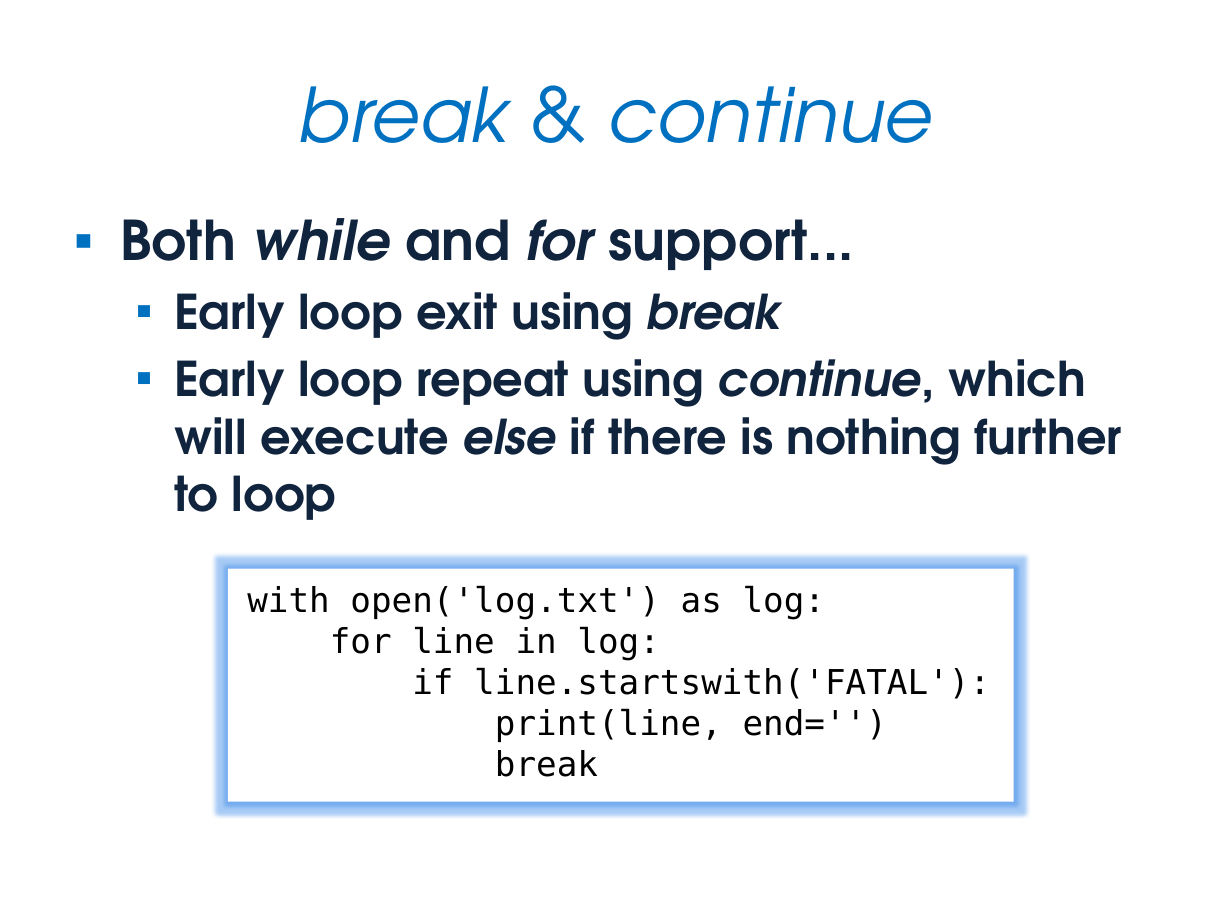
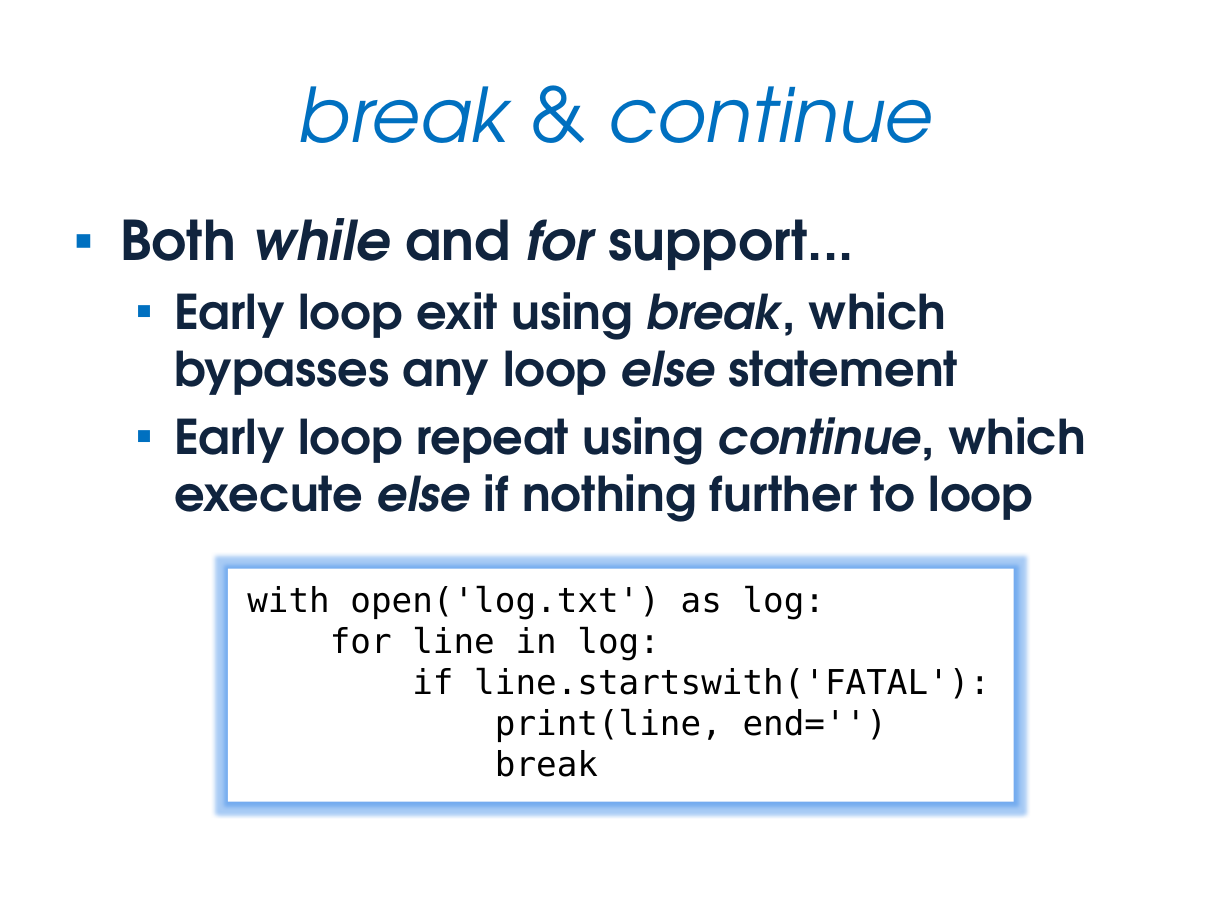
Before and after one commit to JonJagger/two-day-courses, a slide deck: slide 86 of pf/Python Foundation.pptx. Drawn at 1232x924 pixels with LibreOffice and Linux fonts; fonts in the diff are those of the drawing. Boxes give left, top, right and bottom in pixels: in the first picture for what was removed or moved away, otherwise in the second. Text is boxed around its words. In the diff, an @@ line names an element or a change of style, - is before the commit and + after.

Commit message:
Update from Kevlin. Fix for else issue

```diff
--- a/pf/Python Foundation.pptx
+++ b/pf/Python Foundation.pptx
@@ text at [174, 292, 1086, 522]: text changed @@
-  ▪ Early loop exit using break
-  ▪ Early loop repeat using continue, which will execute else if there is nothing further to loop
+  ▪ Early loop exit using break, which bypasses any loop else statement
+  ▪ Early loop repeat using continue, which execute else if nothing further to loop
```
Also in this commit, not shown: 2 other slides changed, 1 other file.
